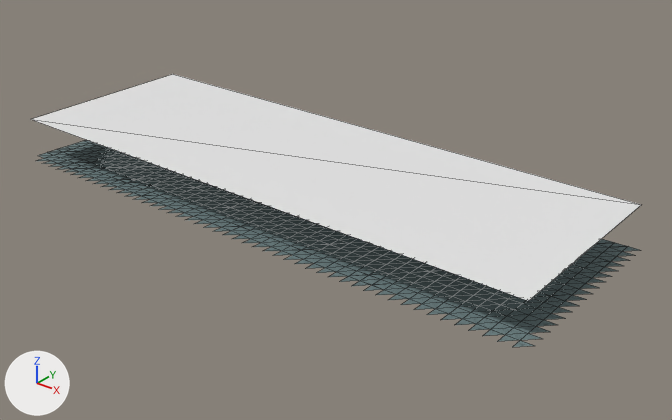
The glTF model eloria-assets/maps/continent-v2/hornmere/client/chunks/04_01/world.glb, before and after one commit.
Rendered twice from a 50 mm camera at (-465.8, 676.2, 56.2) aimed at (-548.7, 779.9, -8.0). Arrows for +X, +Y and +Z are at lower left; the lights stay in place. The picture after the commit comes second. Mesh edges are drawn as thin lines. Where no turn or scale is listed for an object, it has been applied to the vertices. Vertices at exactly the same position are counted once.

Before the edit, the objects in view are built like this:
```python
me_authoredground_hornmerebase_hornmere_04_01 = bpy.data.meshes.new('AuthoredGround_hornmereBase_hornmere_04_01')
me_authoredground_hornmerebase_hornmere_04_01.from_pydata(...)  # 897 vertices, 1584 faces; spans x 973.0..1071.0, y -5055.0..-5021.0, z -8.2..-6.2
me_authoredground_hornmerebase_hornmere_04_01.materials.append(mat_authored_hornmerebase)
me_terrain_hornmere_04_01 = bpy.data.meshes.new('Terrain_hornmere_04_01')
me_terrain_hornmere_04_01.from_pydata(...)  # 833 vertices, 1536 faces; spans x 973.0..1069.0, y -5053.0..-5021.0, z -8.2..-6.3
me_terrain_hornmere_04_01.materials.append(mat_continental_ground)
me_water_hornmere_04_01 = bpy.data.meshes.new('Water_hornmere_04_01')
me_water_hornmere_04_01.from_pydata([(974.0, -5021.0, 0.0), (974.0, -5054.0, 0.0), (1070.0, -5021.0, 0.0), (1070.0, -5054.0, 0.0)], [], [(0, 1, 2), (2, 1, 3)])
me_water_hornmere_04_01.materials.append(mat_water_sea)  # its picture is missing
ob_authoredground_hornmerebase_hornmere_04_01 = bpy.data.objects.new('AuthoredGround_hornmereBase_hornmere_04_01', me_authoredground_hornmerebase_hornmere_04_01)
ob_authoredground_hornmerebase_hornmere_04_01.location = (-1576.0, 5816.0, 0.0)
ob_terrain_hornmere_04_01 = bpy.data.objects.new('Terrain_hornmere_04_01', me_terrain_hornmere_04_01)
ob_terrain_hornmere_04_01.location = (-1576.0, 5816.0, 0.0)
ob_water_hornmere_04_01 = bpy.data.objects.new('Water_hornmere_04_01', me_water_hornmere_04_01)
ob_water_hornmere_04_01.location = (-1576.0, 5816.0, 0.0)
```
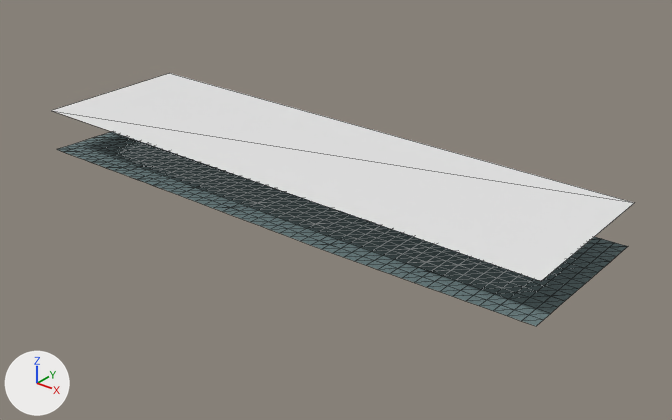
Location of each change, [x1, y1, x2, y2] in pixels of the pictures (672 x 420 px):
'Water_hornmere_04_01', reshaped (8% shorter): before [31, 74, 641, 301]; after [51, 73, 634, 281]
'AuthoredGround_hornmereBase_hornmere_04_01', reshaped: before [37, 141, 639, 347]; after [57, 132, 628, 326]
'Terrain_hornmere_04_01', reshaped: before [38, 140, 89, 156]; after [59, 150, 625, 323]
part 1 of me_terrain_hornmere_04_01, deleted: before [38, 150, 62, 156]
part 3 of me_authoredground_hornmerebase_hornmere_04_01, cut back: before [37, 152, 639, 347]; after [60, 133, 116, 149]

The change, as a diff of the scene's bpy script:
```diff
--- a/eloria-assets/maps/continent-v2/hornmere/client/chunks/04_01/world.glb.py
+++ b/eloria-assets/maps/continent-v2/hornmere/client/chunks/04_01/world.glb.py
@@ me_terrain_hornmere_04_01 @@
 # used by ob_terrain_hornmere_04_01; location = (-1576.0, 5816.0, 0.0)
-me_terrain_hornmere_04_01.from_pydata(...)  # 833 vertices, 1536 faces; spans x 973.0..1069.0, y -5053.0..-5021.0, z -8.2..-6.3
+me_terrain_hornmere_04_01.from_pydata(...)  # 735 vertices, 1344 faces; spans x 973.0..1069.0, y -5049.0..-5021.0, z -8.2..-6.4
+# me_terrain_hornmere_04_01 part 1
+# 98 vertices are removed from x 973.0..1069.0, y -5053.0..-5051.0, z -7.4..-6.3
+# 192 faces are deleted
 me_terrain_hornmere_04_01.materials.append(mat_continental_ground)
@@ me_water_hornmere_04_01 @@
 # used by ob_water_hornmere_04_01; location = (-1576.0, 5816.0, 0.0)
-me_water_hornmere_04_01.from_pydata(...)  # 4 vertices, 2 faces; spans x 974.0..1070.0, y -5054.0..-5021.0, z 0.0
-me_water_hornmere_04_01.vertices[0].co = (974.0, -5021.0, 0.0)  # pixel (173, 74)
-me_water_hornmere_04_01.vertices[1].co = (974.0, -5054.0, 0.0)  # pixel (30, 119)
-me_water_hornmere_04_01.vertices[2].co = (1070.0, -5021.0, 0.0)  # pixel (641, 204)
-me_water_hornmere_04_01.vertices[3].co = (1070.0, -5054.0, 0.0)  # pixel (528, 301)
+me_water_hornmere_04_01.from_pydata(...)  # 4 vertices, 2 faces; spans x 973.0..1069.0, y -5049.0..-5021.0, z 0.0
+# me_water_hornmere_04_01 part 2
+me_water_hornmere_04_01.vertices[0].co = (973.0, -5021.0, 0.0)  # pixel (169, 73)
+me_water_hornmere_04_01.vertices[1].co = (973.0, -5049.0, 0.0)  # pixel (51, 110)
+me_water_hornmere_04_01.vertices[2].co = (1069.0, -5021.0, 0.0)  # pixel (634, 202)
+me_water_hornmere_04_01.vertices[3].co = (1069.0, -5049.0, 0.0)  # pixel (541, 281)
 me_water_hornmere_04_01.materials.append(mat_water_sea)
@@ me_authoredground_hornmerebase_hornmere_04_01 @@
 # used by ob_authoredground_hornmerebase_hornmere_04_01; location = (-1576.0, 5816.0, 0.0)
-me_authoredground_hornmerebase_hornmere_04_01.from_pydata(...)  # 897 vertices, 1584 faces; spans x 973.0..1071.0, y -5055.0..-5021.0, z -8.2..-6.2
+me_authoredground_hornmerebase_hornmere_04_01.from_pydata(...)  # 735 vertices, 1344 faces; spans x 973.0..1069.0, y -5049.0..-5021.0, z -8.2..-6.4
+# me_authoredground_hornmerebase_hornmere_04_01 part 3
+# 163 vertices are removed from x 973.0..1071.0, y -5055.0..-5021.0, z -7.4..-6.2
+# 254 faces are deleted
+# 1 vertex is added at (973.0, -5021.0, -8.2)
+# 14 new faces join them
 me_authoredground_hornmerebase_hornmere_04_01.materials.append(mat_authored_hornmerebase)
```
